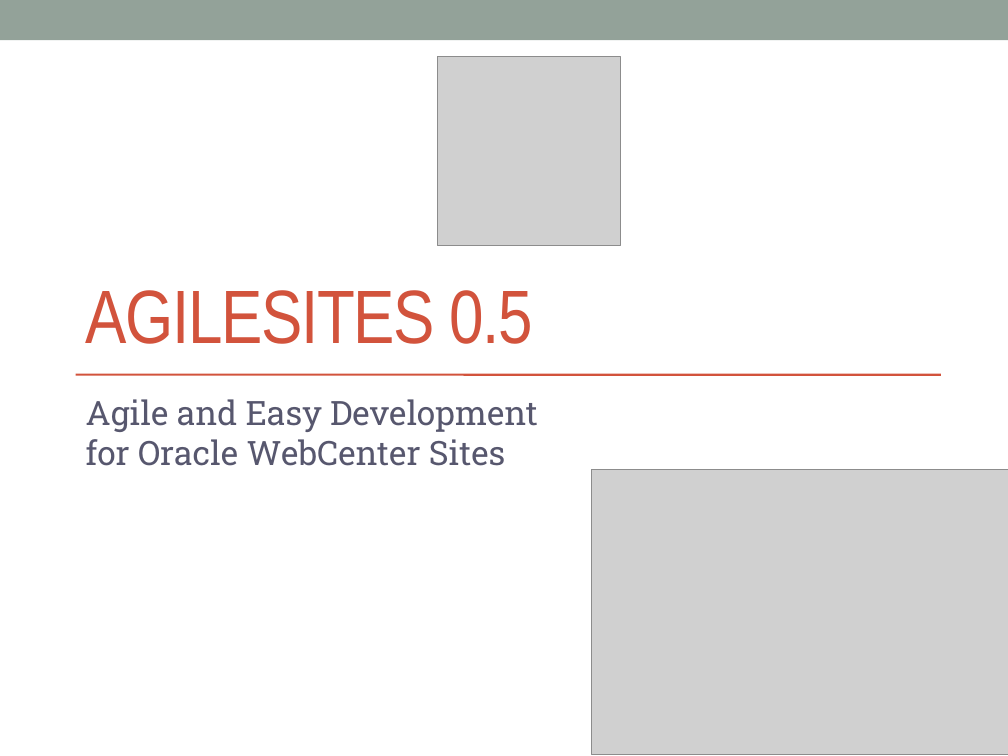
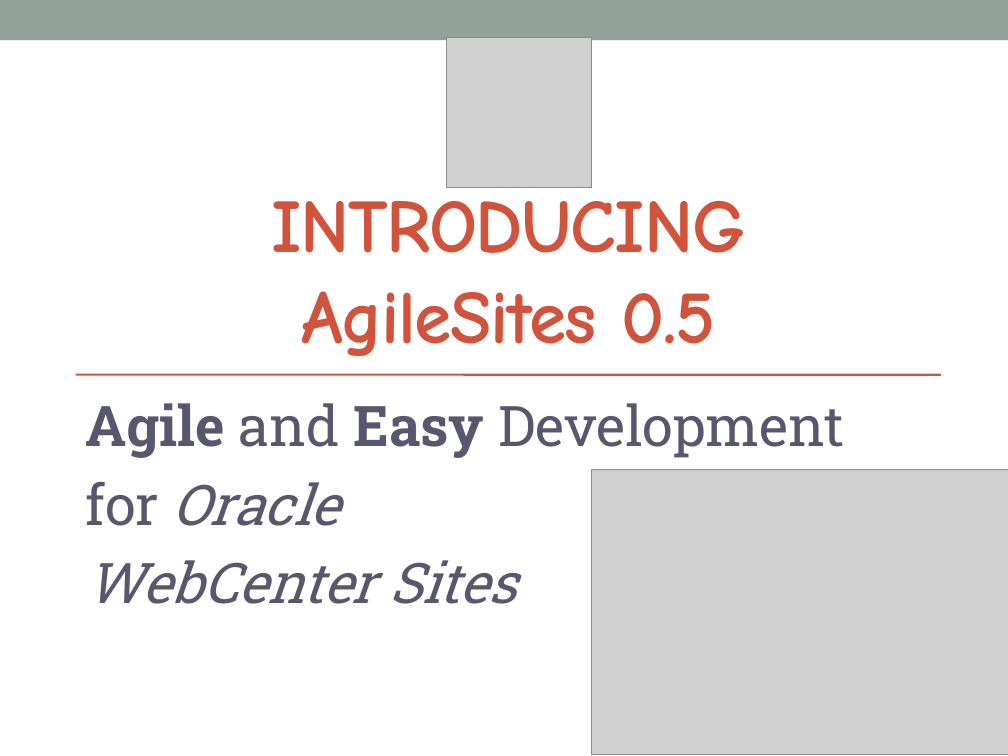
Before and after one commit to sciabarra/AgileSites, a slide deck: slide 1 of doc/AgileSites.pptx. Drawn at 1008x756 pixels with LibreOffice and Linux fonts; fonts in the diff are those of the drawing; grey boxes stand for pictures. Boxes give left, top, right and bottom in pixels: in the first picture for what was removed or moved away, otherwise in the second. Text is boxed around its words. In the diff, an @@ line names an element or a change of style, - is before the commit and + after.

Commit message:
first initially working scaffolding, demosite renamed to agilesites1 temporarily

```diff
--- a/doc/AgileSites.pptx
+++ b/doc/AgileSites.pptx
@@ picture: place and size @@
-picture at bbox=[437, 57, 620, 246]
+picture at bbox=[447, 37, 592, 187]
@@ title at bbox=[271, 187, 745, 356]: text changed; font Arial Narrow to Comic Neue; bold on @@
-AGILESITES 0.5
+INTRODUCING
+AgileSites 0.5
@@ subtitle at bbox=[86, 403, 844, 604]: text changed; size 24 to 40 pt @@
-Agile and Easy Development
-for Oracle WebCenter Sites
+Agile and Easy Development
+for Oracle
+WebCenter Sites
```
Also in this commit, not shown: 1 other slide changed, 6 slides added, 24 other files.
